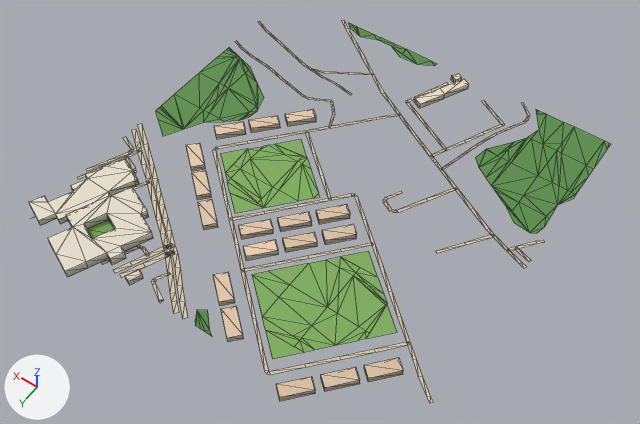
The glTF model public/assets/bengaluru-region-v1/tiles/t11_-8-l0.glb, before and after one commit.
One viewpoint serves both versions: a 50 mm camera at (5360.0, -3180.0, 820.0) aimed at (5739.0, -3712.0, -15.0). Lighting does not change. The marker at lower left points along +X, +Y and +Z. The picture after the commit comes second. Mesh edges are drawn as thin lines. Vertices at exactly the same position are counted once.

Script lines for the objects in view, before the commit:
```python
me_building = bpy.data.meshes.new('building')
me_building.from_pydata(...)  # 241 vertices, 323 faces; spans x 41.0..514.0, y 7.0..535.0, z 0.0..12.0
me_building.materials.append(mat_building)
me_ground = bpy.data.meshes.new('ground')
me_ground.from_pydata(...)  # 659 vertices, 663 faces; spans x -1.0..502.0, y -2.0..503.0, z 1.0
me_ground.materials.append(mat_ground)
ob_building = bpy.data.objects.new('building', me_building)
ob_building.location = (5500.0, -4000.0, 0.0)
ob_ground = bpy.data.objects.new('ground', me_ground)
ob_ground.location = (5500.0, -4000.0, 0.0)
```
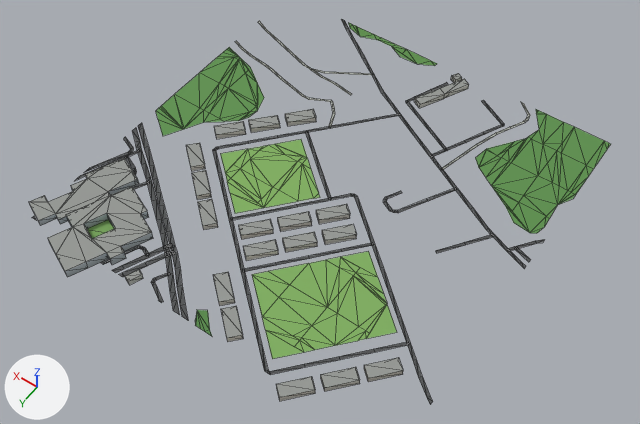
Location of each change, (x1, y1, x2, y2) in pixels of the pictures (640 x 424 px; the box of a moved part takes in the faces that stretch with it):
'ground', reshaped
    before: (30, 20, 611, 404)
    after: (32, 19, 611, 404)
part 1 of me_building, recoloured
    both: (29, 73, 469, 401)
part 2 of me_ground, moved or reshaped
    before: (77, 20, 544, 404)
    after: (32, 19, 545, 404)
part 3 of me_ground, recoloured
    both: (102, 22, 540, 399)

The change, as a list of edits to the scene's bpy script:
```text
Change me_building:
    used by ob_building; location = (5500.0, -4000.0, 0.0)
    remove me_building.from_pydata(...)  # 241 vertices, 323 faces; spans x 41.0..514.0, y 7.0..535.0, z 0.0..12.0
    add me_building.from_pydata(...)  # 241 vertices, 402 faces; spans x 41.0..514.0, y 7.0..535.0, z 0.0..12.0
    me_building part 1: 323 kept faces spanning x 41.0..514.0, y 7.0..535.0, z 0.0..12.0 get new vertex colours
    edits to the shape of me_building do not show in these pictures
Change me_ground:
    used by ob_ground; location = (5500.0, -4000.0, 0.0)
    remove me_ground.from_pydata(...)  # 659 vertices, 663 faces; spans x -1.0..502.0, y -2.0..503.0, z 1.0
    add me_ground.from_pydata(...)  # 670 vertices, 674 faces; spans x 0.0..500.0, y 0.0..500.0, z 1.0
    me_ground part 2
    32 vertices are removed from x -1.0..502.0, y 1.0..502.0, z 1.0
    44 faces are deleted
    3 vertices in x 248.0..393.0, y 83.0..499.0, z 1.0 move by (0.0, 1.0, 0.0)
    3 vertices in x 154.0..367.0, y 85.0..501.0, z 1.0 move by (0.0, -1.0, 0.0)
    22 vertices move from x -1.0..501.0, y -2.0..502.0, z 1.0 to x 0.0..500.0, y 0.0..500.0, z 1.0
    47 vertices are added at x 0.0..500.0, y 0.0..500.0, z 1.0
    57 new faces join them
    me_ground part 3: 348 kept faces spanning x 0.0..500.0, y 0.0..500.0, z 1.0 get new vertex colours; the middle colour goes from beige #d7c9ae to dark grey #535556
    other edits to the shape of me_ground do not show in these pictures
```
